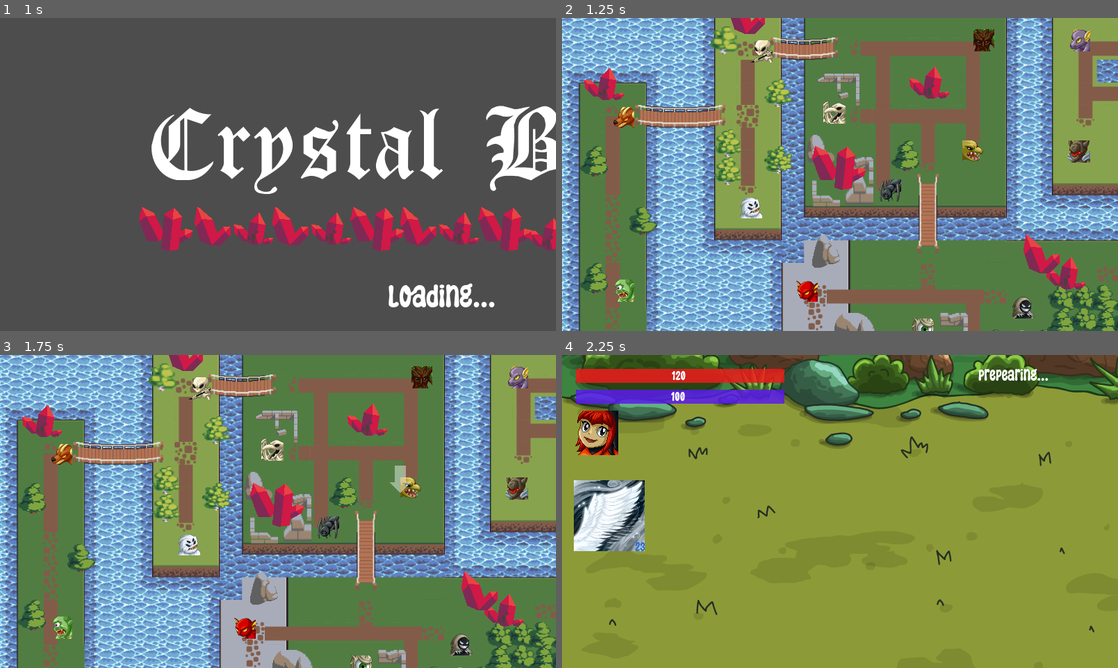
Above: before the commit, frames 1-4 (two rows, left to right).
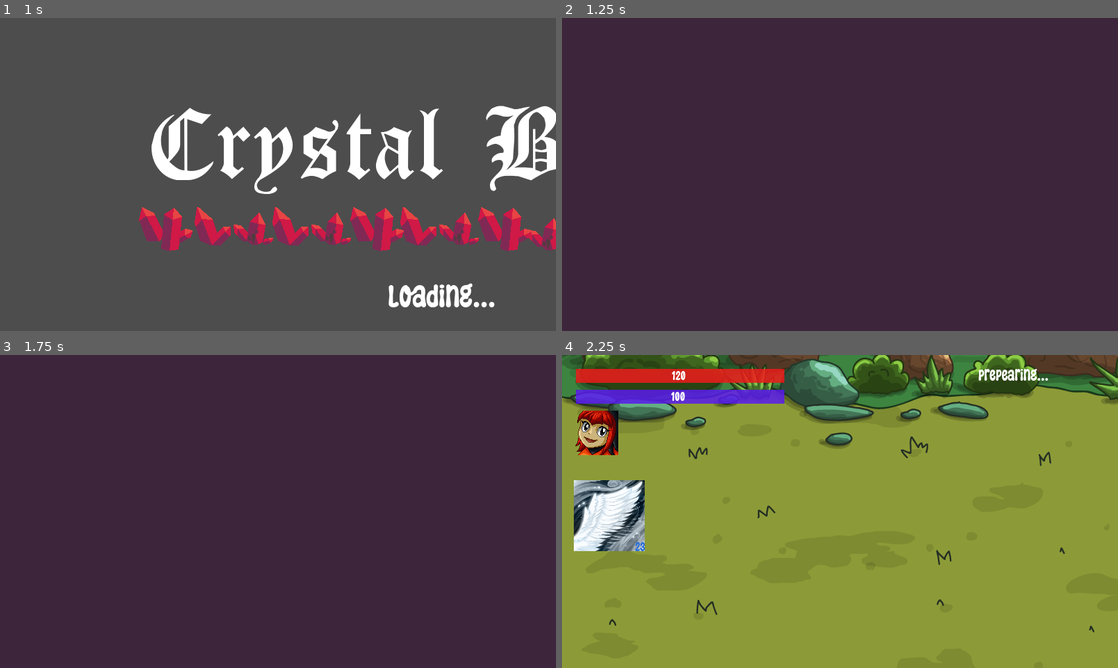
Above: after the commit, the same moments.

Repository: yakushev85/CrystalBattle
Game: Godot game, scene res://src/StartScreen.tscn
The game is run twice, just before and just after one commit, with the same random seed, the same clock (stepped at 60 frames per second) and the same inputs. Sound files missing from this copy of the repository are replaced by a short silence.
Inputs (mouse positions are in pixels of both pictures, inside the frame that each line leads up to):
- Up to frame 1 (1 s): click "New Game" at 0.5 s
- Up to frame 2 (1.25 s): no input
- Up to frame 3 (1.75 s): move the mouse to (400, 495) at 1.27 s; click (400, 495) at 1.42 s
- Up to frame 4 (2.25 s): move the mouse to (728, 527) at 2.02 s; click (728, 527) at 2.17 s

Frame 1 is identical in both runs. In frame 2, 99% of the frame differs, in the area x 0-100%, y 0-100%; in frame 3, 99%; in frame 4, nothing differs.

Commit message:
add new fog logic

Diff:
--- a/src/WorldMap.gd
+++ b/src/WorldMap.gd
@@ -12,10 +12,11 @@
 var is_gfinished = false
 
 func _ready():
-	# TODO refactor to use fog
-	#$FogTileMap.z_index = 120
+	init_fog()
+	$FogTileMapLayer.z_index = 120
 	$UIGroup.z_index = 125
 	$UIGroup/FinishedLabel.hide()
+
 
 	if Global.player_info.position != Vector2.ZERO:
 		$Player.position = Global.player_info.position
@@ -50,26 +51,58 @@
 		move_along_path(walk_distance)
 
 func clear_fog():
-	pass
-	# TODO refactor to use fog
-	#var cell_position = $FogTileMap.local_to_map($Player.position)
-	#Global.map_info.cfog_points.append(cell_position)
-	#clear_fog_p(cell_position)
+	var cell_position = $FogTileMapLayer.local_to_map($Player.position)
+	Global.map_info.cfog_points.append(cell_position)
+	clear_fog_p(cell_position)
 
 
 func clear_fog_p(cell_position):
 	for ix in range(cell_position.x-FOG_C_DIST, cell_position.x+FOG_C_DIST):
 		for iy in range(cell_position.y-FOG_C_DIST, cell_position.y+FOG_C_DIST):
 			var current_position = Vector2(ix, iy)
-			# TODO refactor to use fog
-			#$FogTileMap.set_cellv(current_position, -1)
+			$FogTileMapLayer.set_cell(current_position, -1)
 
-	#$FogTileMap.update_bitmask_region()
+	for ix in range(cell_position.x-FOG_C_DIST, cell_position.x+FOG_C_DIST):
+		var ftop_position = Vector2(ix, cell_position.y-FOG_C_DIST-1)
+		var fbottom_position = Vector2(ix, cell_position.y+FOG_C_DIST)
+
+		if $FogTileMapLayer.get_cell_atlas_coords(ftop_position) == Vector2i(1, 1):
+			$FogTileMapLayer.set_cell(ftop_position, 0, Vector2i(1, 2), 0)
+
+		if $FogTileMapLayer.get_cell_atlas_coords(fbottom_position) == Vector2i(1, 1):
+			$FogTileMapLayer.set_cell(fbottom_position, 0, Vector2i(1, 0), 0)
+
+	for iy in range(cell_position.y-FOG_C_DIST, cell_position.y+FOG_C_DIST):
+		var fleft_position = Vector2i(cell_position.x-FOG_C_DIST-1, iy)
+		var fright_position = Vector2i(cell_position.x+FOG_C_DIST, iy)
+
+		if $FogTileMapLayer.get_cell_atlas_coords(fleft_position) == Vector2i(1, 1):
+			$FogTileMapLayer.set_cell(fleft_position, 0, Vector2i(2, 1), 0)
+
+		if $FogTileMapLayer.get_cell_atlas_coords(fright_position) == Vector2i(1, 1):
+			$FogTileMapLayer.set_cell(fright_position, 0, Vector2i(0, 1), 0)
+
+	var fcorners = [
+		Vector2i(cell_position.x-FOG_C_DIST-1, cell_position.y-FOG_C_DIST-1),
+		Vector2i(cell_position.x+FOG_C_DIST, cell_position.y-FOG_C_DIST-1),
+		Vector2i(cell_position.x-FOG_C_DIST-1, cell_position.y+FOG_C_DIST),
+		Vector2i(cell_position.x+FOG_C_DIST, cell_position.y+FOG_C_DIST)
+		]
+
+	for i_corner in range(0, 4):
+		if $FogTileMapLayer.get_cell_atlas_coords(fcorners[i_corner]) == Vector2i(1, 1):
+			$FogTileMapLayer.set_cell(fcorners[i_corner], 0, Vector2i(i_corner, 3), 0)
 
 
 func prepeare_fog():
 	for fog_item in Global.map_info.cfog_points:
 		clear_fog_p(fog_item)
+
+
+func init_fog():
+	for fog_x in range(0, (1280 / 32) + 1):
+		for fog_y in range(0, (720 / 32) + 1):
+			$FogTileMapLayer.set_cell(Vector2i(fog_x, fog_y), 0, Vector2i(1, 1), 0)
 
 
 func player_moving_done():
--- a/src/WorldMap.tscn
+++ b/src/WorldMap.tscn
@@ -35,6 +35,7 @@
 [ext_resource type="PackedScene" path="res://src/objects/MapPlayerArrow.tscn" id="34"]
 [ext_resource type="AudioStream" uid="uid://cdo5tvuf8oe2a" path="res://assets/sound/step_grass.wav" id="35"]
 [ext_resource type="Texture2D" uid="uid://co2v6fqky6xql" path="res://assets/map/bg1.png" id="36"]
+[ext_resource type="Texture2D" uid="uid://dm3sbqjirjxti" path="res://assets/map/Fog/Fog_tiles.png" id="36_ngktn"]
 
 [sub_resource type="FontFile" id="1"]
 fallbacks = Array[Font]([ExtResource("32")])
@@ -54,6 +55,78 @@
 polygons = Array[PackedInt32Array]([PackedInt32Array(0, 1, 2, 3), PackedInt32Array(4, 5, 6), PackedInt32Array(7, 8, 9), …(2056 unchanged characters)…
 outlines = Array[PackedVector2Array]([PackedVector2Array(320, 576, 296, 576, 288, 608, 232, 640, 168, 608, 168, 544, 22 …(1285 unchanged characters)…
 
+[sub_resource type="TileSetAtlasSource" id="TileSetAtlasSource_yd7hd"]
+texture = ExtResource("36_ngktn")
+texture_region_size = Vector2i(32, 32)
+0:0/0 = 0
+1:0/0 = 0
+2:0/0 = 0
+3:0/0 = 0
+4:0/0 = 0
+5:0/0 = 0
+6:0/0 = 0
+7:0/0 = 0
+0:1/0 = 0
+1:1/0 = 0
+2:1/0 = 0
+3:1/0 = 0
+4:1/0 = 0
+5:1/0 = 0
+6:1/0 = 0
+7:1/0 = 0
+0:2/0 = 0
+1:2/0 = 0
+2:2/0 = 0
+3:2/0 = 0
+4:2/0 = 0
+5:2/0 = 0
+6:2/0 = 0
+7:2/0 = 0
+0:3/0 = 0
+1:3/0 = 0
+2:3/0 = 0
+3:3/0 = 0
+4:3/0 = 0
+5:3/0 = 0
+6:3/0 = 0
+7:3/0 = 0
+0:4/0 = 0
+1:4/0 = 0
+2:4/0 = 0
+3:4/0 = 0
+4:4/0 = 0
+5:4/0 = 0
+6:4/0 = 0
+7:4/0 = 0
+0:5/0 = 0
+1:5/0 = 0
+2:5/0 = 0
+3:5/0 = 0
+4:5/0 = 0
+5:5/0 = 0
+6:5/0 = 0
+7:5/0 = 0
+0:6/0 = 0
+1:6/0 = 0
+2:6/0 = 0
+3:6/0 = 0
+4:6/0 = 0
+5:6/0 = 0
+6:6/0 = 0
+7:6/0 = 0
+0:7/0 = 0
+1:7/0 = 0
+2:7/0 = 0
+3:7/0 = 0
+4:7/0 = 0
+5:7/0 = 0
+6:7/0 = 0
+7:7/0 = 0
+
+[sub_resource type="TileSet" id="TileSet_ajqsx"]
+tile_size = Vector2i(32, 32)
+sources/0 = SubResource("TileSetAtlasSource_yd7hd")
+
 [node name="WorldMap" type="Node2D"]
 script = ExtResource("4")
 arrow_scene = ExtResource("34")
@@ -538,4 +611,7 @@
 stream = ExtResource("35")
 volume_db = -1.0
 
+[node name="FogTileMapLayer" type="TileMapLayer" parent="."]
+tile_set = SubResource("TileSet_ajqsx")
+
 [connection signal="finished" from="AudioWalkPlayer" to="." method="_on_AudioWalkPlayer_finished"]
Not shown: 1 places in src/WorldMap.tscn that only renumber resources
